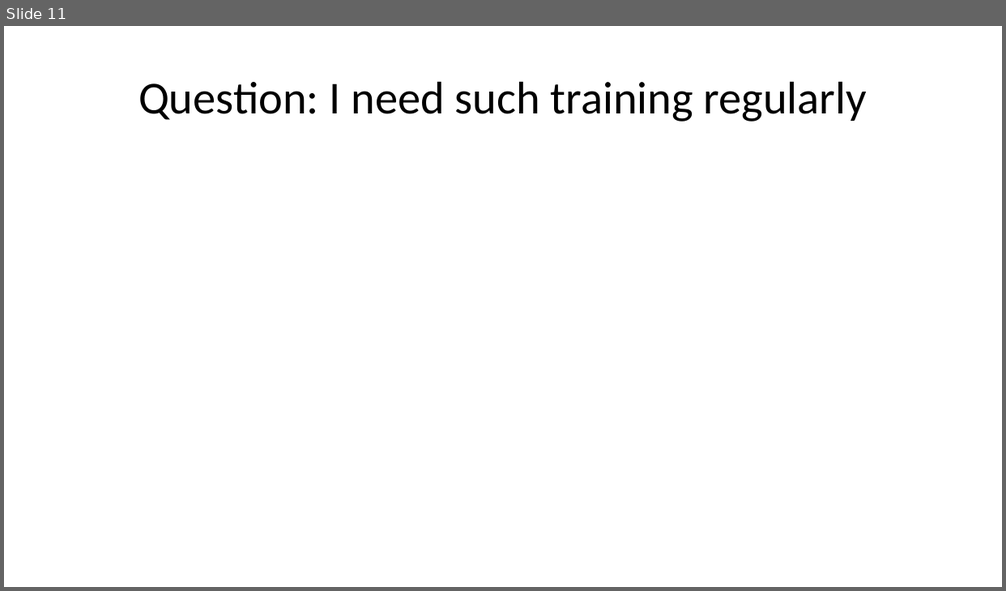
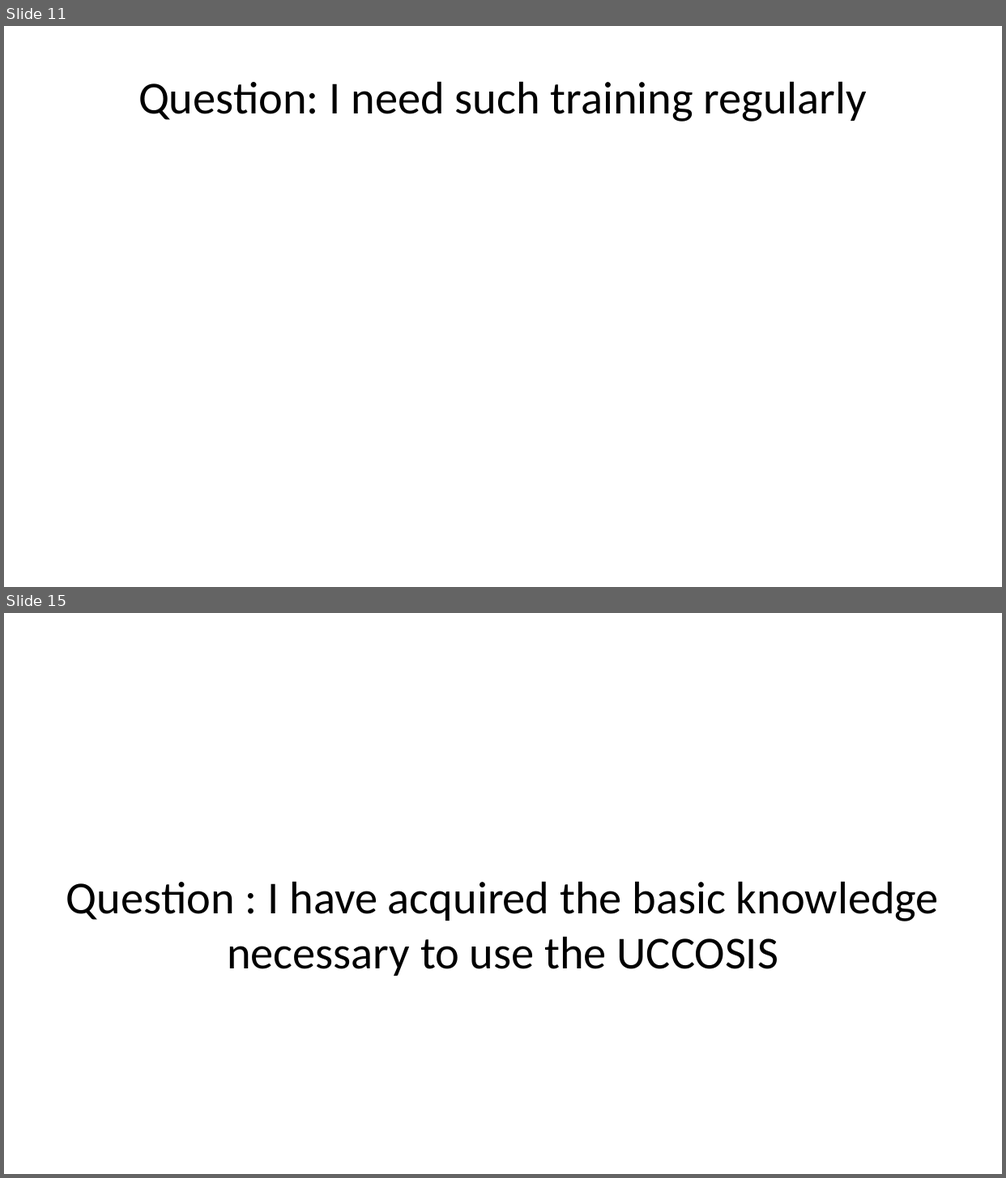
Before and after one commit to Harry6234/Data-Analyis-on-Refresher-Training, a slide deck: data_report.pptx. Shown one above the other, each under a label of ours: slide 11 before the commit, slides 11 and 15 after it; the slides between them are not shown. The pictures are 1006x591 and 1006x1178 pixels, drawn with LibreOffice and Linux fonts; fonts in the diff are those of the drawing. Boxes give left, top, right and bottom in pixels: in the first picture for what was removed or moved away, otherwise in the second. Text is boxed around its words. In the diff, an @@ line names an element or a change of style, - is before the commit and + after.

```diff
--- a/data_report.pptx
+++ b/data_report.pptx
@@ slide 15 added at [4,613,1002,1174], background #FFFFFF @@
@@ title added at [66,881,939,976], 33 pt, text #000000 @@
+Question : I have acquired the basic knowledge necessary to use the UCCOSIS
```
Also in this commit, not shown: 5 slides changed, 18 other slides added, 4 slides removed, 2 other files.
